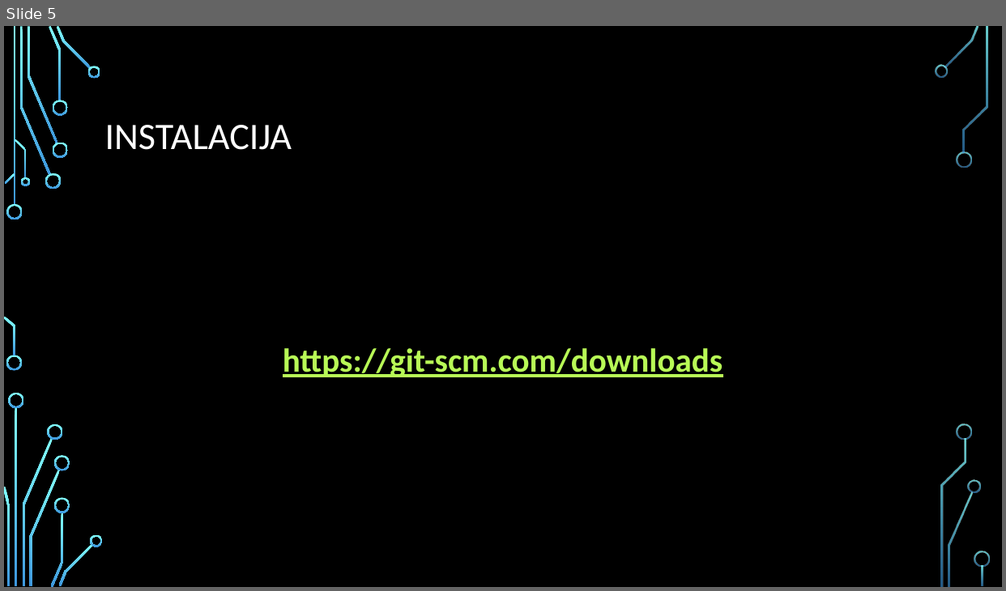
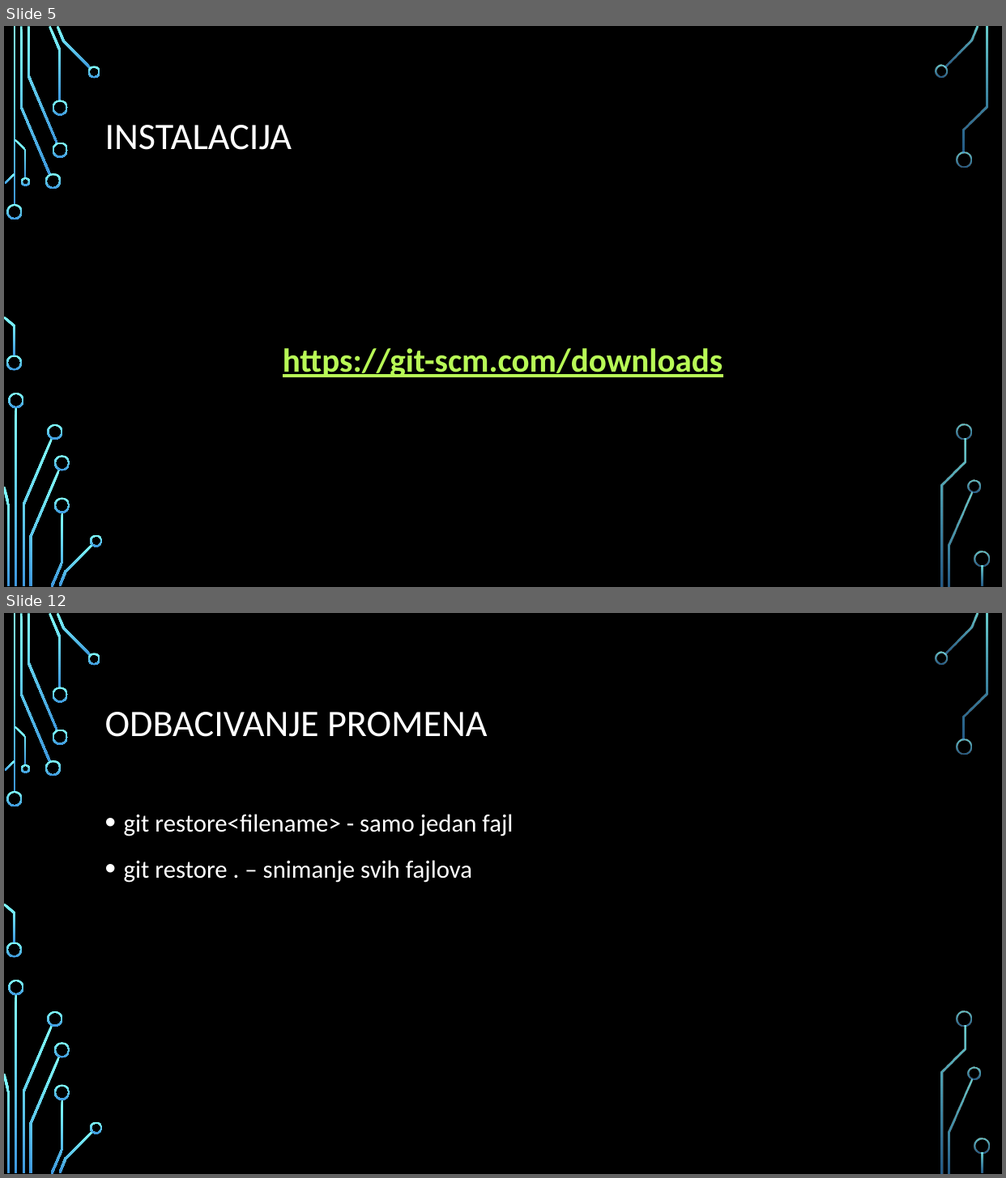
Before and after one commit to MihajloMilojevic/Sekcija, a slide deck: Git i github.pptx. Shown one above the other, each under a label of ours: slide 5 before the commit, slides 5 and 12 after it; the slides between them are not shown. The pictures are 1006x591 and 1006x1178 pixels, drawn with LibreOffice and Linux fonts; fonts in the diff are those of the drawing; background and template pictures are left out. Boxes give left, top, right and bottom in pixels: in the first picture for what was removed or moved away, otherwise in the second. Text is boxed around its words. In the diff, an @@ line names an element or a change of style, - is before the commit and + after.

```diff
--- a/Git i github.pptx
+++ b/Git i github.pptx
@@ slide 12 added at (4, 613, 1002, 1174), background picture (left out); not listed: 36 template elements that a slide beside it also shows @@
@@ title added at (105, 712, 488, 737), 36 pt, text #FFFFFF @@
+ODBACIVANJE PROMENA
@@ text added at (124, 814, 513, 883), 24 pt, text #FFFFFF @@
+• git restore<filename> - samo jedan fajl
+• git restore . – snimanje svih fajlova
```
Also in this commit, not shown: 25 other slides added.
